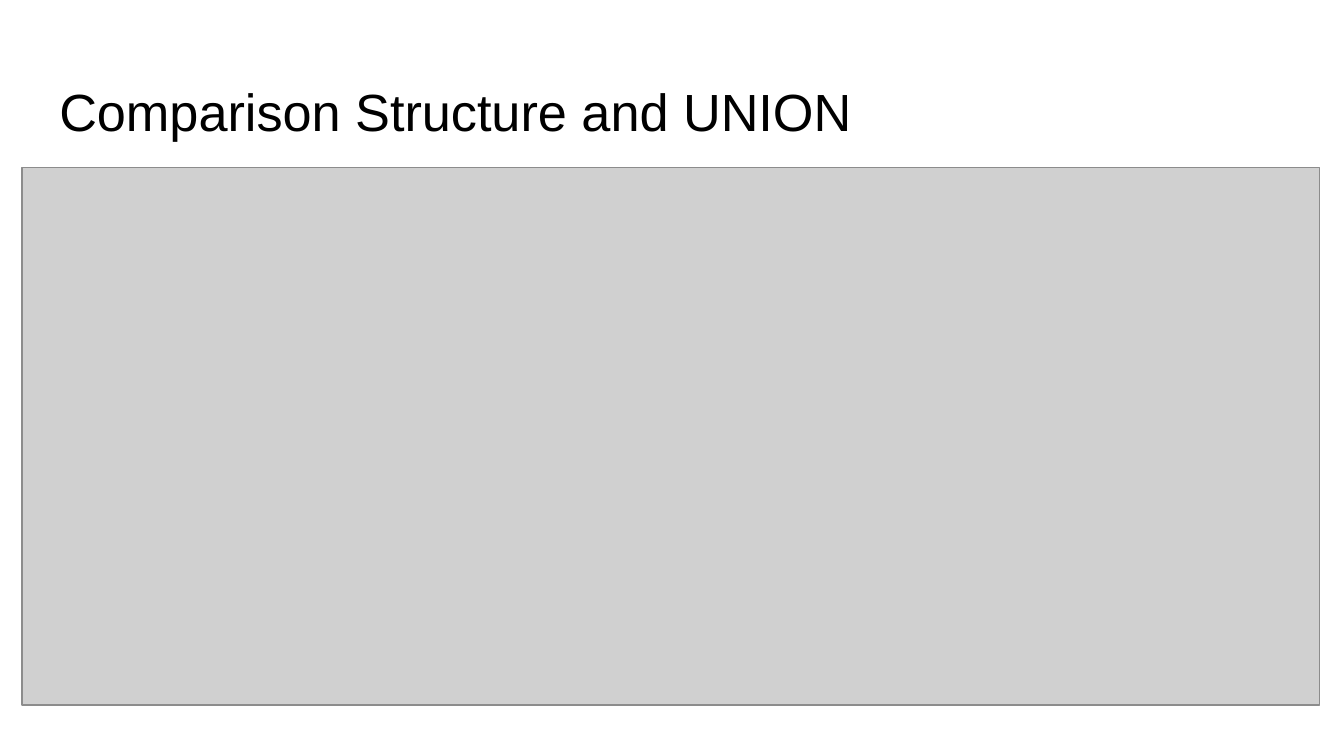
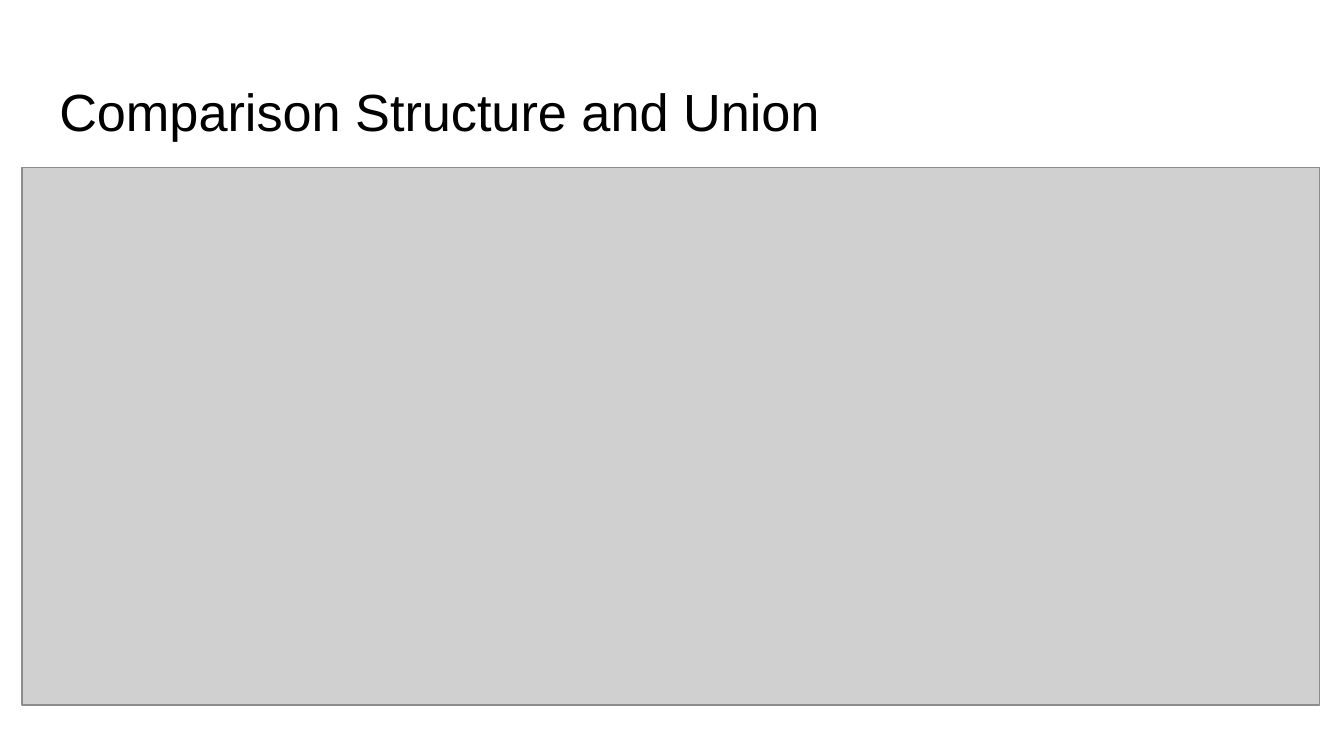
Before and after one commit to ramitgarg/Learnings-for-students, a slide deck: slide 15 of C Laguage/C language Part 3 - Structure and Union.pptx (slide 14 before the commit). Drawn at 1344x756 pixels with LibreOffice and Linux fonts; fonts in the diff are those of the drawing; grey boxes stand for pictures. Boxes give left, top, right and bottom in pixels: in the first picture for what was removed or moved away, otherwise in the second. Text is boxed around its words. In the diff, an @@ line names an element or a change of style, - is before the commit and + after.

```diff
--- a/C Laguage/C language Part 3 - Structure and Union.pptx
+++ b/C Laguage/C language Part 3 - Structure and Union.pptx
@@ title at [59, 93, 819, 141]: text changed @@
-Comparison Structure and UNION
+Comparison Structure and Union
```
Also in this commit, not shown: 5 other slides changed, 3 slides added.
